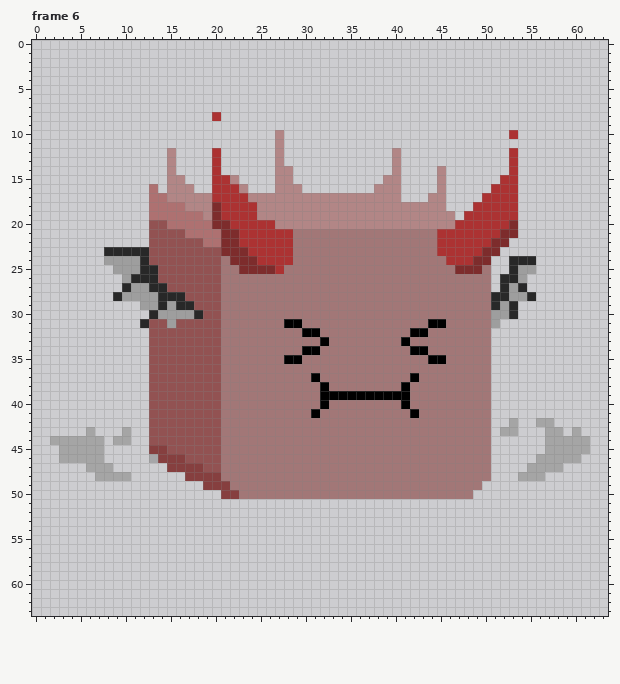
Pixel-art file, stored at assets/aesprite_files/golem_attack_right.aseprite. The picture above was drawn from the file before the commit.
64x64 pixels, 8 frames. Colours within 5 levels of each other are drawn and written as one. Shown: frame 6. The commit also changed other frames, which this record leaves out.
The result:
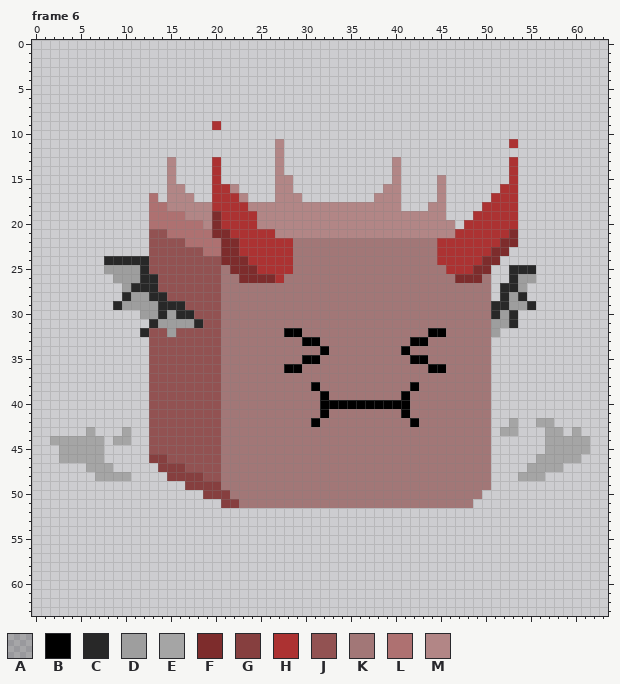
Palette (. is transparent): A #00000031  B #000000  C #282828  D #9e9e9e  E #a5a5a5  F #7d2c2c  G #863f3f  H #ac3232  J #925252  K #a27777  L #ae7171  M #b28686
From old to new:
Frame 6, layers "Layer 5", "Layer 4", "Layer 1":
y 8: x 20 H -> .
y 9: x 20 . -> H
y 10: x 27 M -> .; x 53 H -> .
y 11: x 53 . -> H
y 12: x 15 M -> .; x 20 H -> .; x 40 M -> .; x 53 H -> .
y 14: x 28 M -> .; x 45 M -> .
y 15: x 16 M -> .; x 21..22 HM -> ..; x 39 M -> .; x 52 H -> .
y 16: x 13 L -> .; x 17 M -> .; x 22..23 HM -> M.; x 29 M -> .; x 38 M -> .; x 51 H -> .
y 17: x 14 L -> .; x 18..19 MM -> ..; x 23..26 HMMM -> M...; x 30..37 MMMMMMMM -> ........; x 44 M -> .; x 50 H -> .
y 18: x 15..16 LL -> MM; x 20 F -> H; x 24 H -> M; x 41..43 MMM -> ...; x 49 H -> .
y 19: x 17..18 LL -> MM; x 46 M -> .; x 48 H -> .
y 20: x 13..14 JJ -> LL; x 19 L -> M; x 21 F -> H; x 25..26 HH -> MM; x 47 H -> .; x 53 F -> H
y 21: x 15..16 JJ -> LL; x 20 L -> F; x 22 F -> H; x 27..46 HHKKKKKKKKKKKKKKKKHH -> MMMMMMMMMMMMMMMMMMMM; x 52 F -> H
y 22: x 17..18 JJ -> LL; x 51 F -> H; x 53 . -> F
y 23: x 8..12 CCCCC -> .....; x 19..20 JJ -> LL; x 23 F -> H; x 50 F -> H; x 52 . -> F
y 24: x 8..11 DDDD -> CCCC; x 21 K -> F; x 24 F -> H; x 45 K -> H; x 49 F -> H; x 51 . -> F; x 53..55 CCC -> ...
y 25: x 8 . -> D; x 13 C -> J; x 22 K -> F; x 25..26 FF -> HH; x 28 K -> H; x 46..48 KFF -> HHH; x 50 K -> F; x 54..55 DD -> CC
y 26: x 9 . -> D; x 11 C -> D; x 23..27 KKKKK -> FFFFH; x 47..49 KKK -> FFF; x 52 C -> .; x 55 . -> D
y 27: x 10..12 CDD -> DCC; x 14 C -> J; x 53..54 DC -> CD
y 28: x 9..10 CD -> .C; x 13 D -> C; x 15..16 CC -> JJ; x 51 C -> .; x 54..55 DC -> C.
y 29: x 9..11 ... -> CDD; x 15 D -> C; x 17 C -> J; x 52..55 DC.. -> CDDC
y 30: x 12..14 .CD -> DDC; x 16..18 DDC -> CCJ; x 51 D -> C
y 31: x 12..14 CJJ -> .CD; x 16..18 JJJ -> DDC; x 28..29 BB -> KK; x 44..45 BB -> KK; x 52..53 .. -> DC
y 32: x 12 . -> C; x 15 J -> D; x 28..31 KKBB -> BBKK; x 42..45 BBKK -> KKBB; x 51 . -> D
y 33: x 30..32 KKB -> BBK; x 41..43 BKK -> KBB
y 34: x 30..32 BBK -> KKB; x 41..43 KBB -> BKK
y 35: x 28..31 BBKK -> KKBB; x 42..45 KKBB -> BBKK
y 36: x 28..29 KK -> BB; x 44..45 KK -> BB
y 37: x 31 B -> K; x 42 B -> K
y 38: x 31..32 KB -> BK; x 41..42 BK -> KB
y 39: x 33..40 BBBBBBBB -> KKKKKKKK
y 40: x 33..40 KKKKKKKK -> BBBBBBBB
y 41: x 31..32 BK -> KB; x 41..42 KB -> BK
y 42: x 31 K -> B; x 42 K -> B
y 45: x 13..14 GG -> JJ
y 46: x 13 A -> G; x 15..16 GG -> JJ
y 47: x 14 . -> G; x 17..18 GG -> JJ
y 48: x 15..16 .. -> GG; x 19..20 GG -> JJ
y 49: x 17..18 .. -> GG; x 21 G -> K; x 50 . -> K
y 50: x 19..20 .. -> GG; x 22 G -> K; x 49 . -> K
y 51: x 21..48 ............................ -> GGKKKKKKKKKKKKKKKKKKKKKKKKKK
Changed places in both pictures, as pixel boxes (x1, y1, x2, y2):
changed: (104, 112, 536, 427)
changed: (149, 445, 491, 508)
